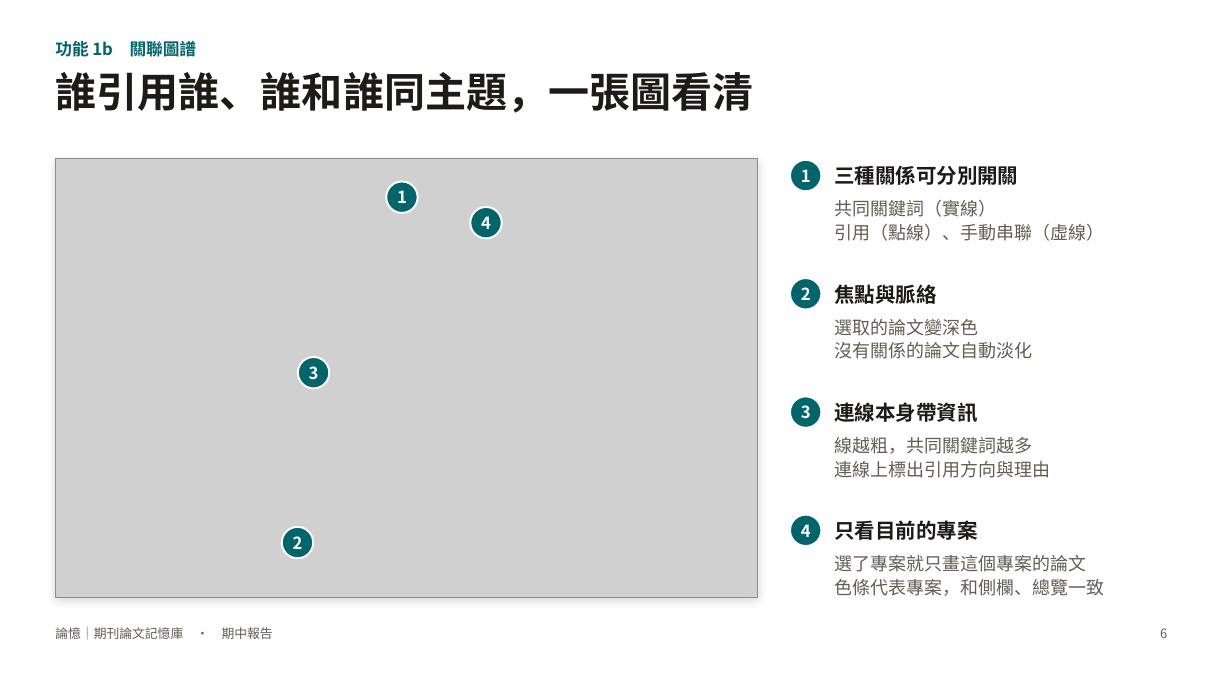
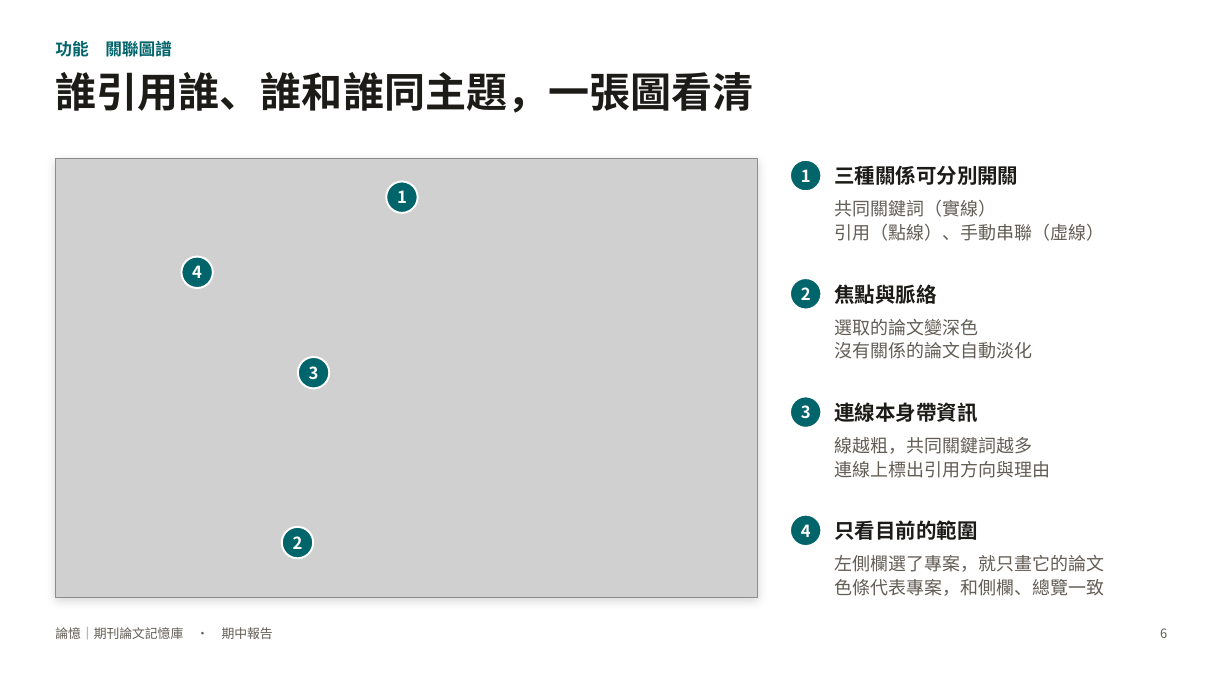
Before and after one commit to charleslin2003-prog/Journal-Article-Memory-Tool, a slide deck: slide 6 of docs/期中報告_論憶.pptx. Drawn at 1232x693 pixels with LibreOffice and Linux fonts; fonts in the diff are those of the drawing; grey boxes stand for pictures. Boxes give left, top, right and bottom in pixels: in the first picture for what was removed or moved away, otherwise in the second. Text is boxed around its words. In the diff, an @@ line names an element or a change of style, - is before the commit and + after.

```diff
--- a/docs/期中報告_論憶.pptx
+++ b/docs/期中報告_論憶.pptx
@@ text at box(55, 38, 172, 60): text changed @@
-功能 1b 關聯圖譜
+功能 關聯圖譜
@@ text "4": place and size @@
-text "4" at box(481, 216, 491, 229)
+text "4" at box(192, 265, 202, 278)
@@ ellipse: place and size @@
-ellipse at box(470, 207, 502, 238)
+ellipse at box(181, 257, 213, 288)
@@ text at box(834, 520, 977, 540): text changed @@
-只看目前的專案
+只看目前的範圍
@@ text at box(834, 555, 1104, 572): text changed @@
-選了專案就只畫這個專案的論文
+左側欄選了專案，就只畫它的論文
```
Also in this commit, not shown: 13 other slides changed, 1 slide added, 1 slide removed, 17 other files.
